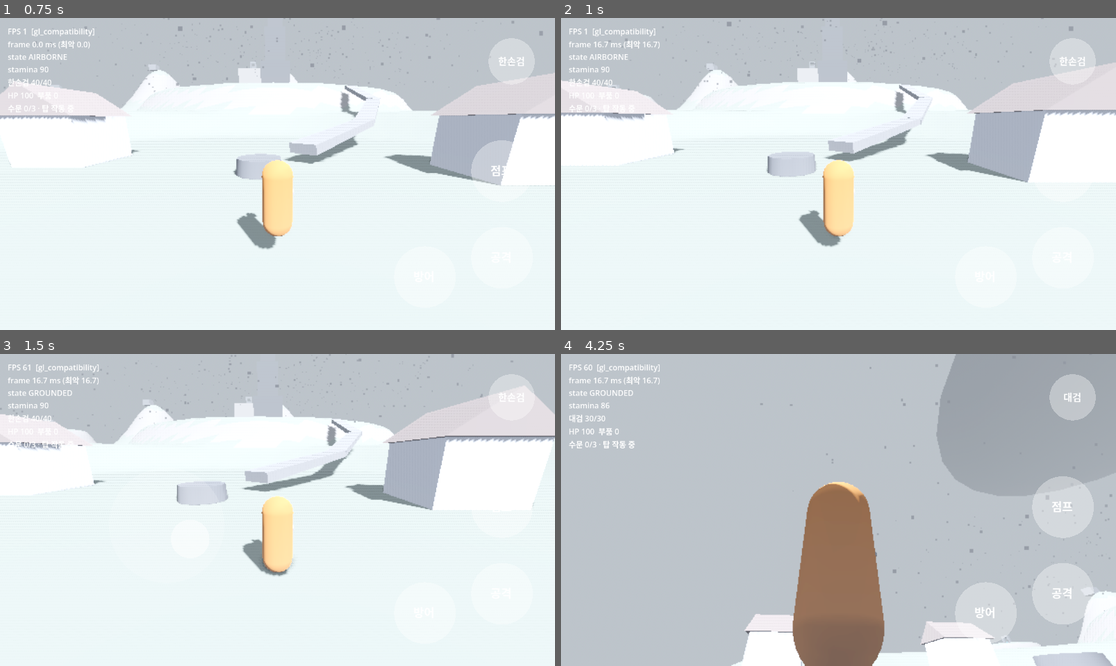
Above: before the commit, frames 1-4 (two rows, left to right).
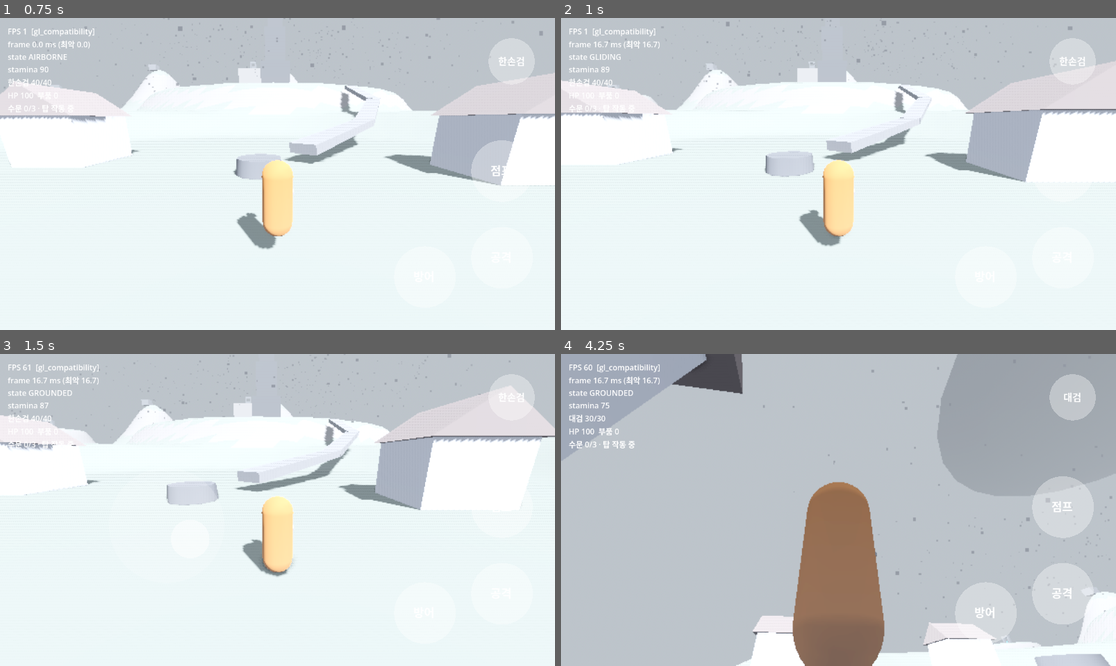
Above: after the commit, the same moments.

Repository: yeongkim0814-svg/Open-world
Game: Godot game, scene res://scenes/first_island.tscn
Same seed, same stepped clock (60 frames per second), same inputs: the game is played once before the commit and once after it.
Inputs (mouse positions are in pixels of both pictures, inside the frame that each line leads up to):
- Up to frame 1 (0.75 s): move the mouse to (399, 158) at 0.52 s; hold D (move_right) from 0.53 s (still down); hold Space (jump) from 0.53 s (still down); click (399, 158) at 0.67 s
- Up to frame 2 (1 s): keep holding D (move_right); keep holding Space (jump)
- Up to frame 3 (1.5 s): release D (move_right) at 1.25 s; release Space (jump) at 1.25 s; drag from (166, 525) to (249, 572) at 1.27 s
- Up to frame 4 (4.25 s): move the mouse to (894, 441) at 2.02 s; hold D (move_right) 2.03-2.75 s; hold K (guard) 2.03-2.75 s; tap Space (jump) at 2.3 s; drag from (810, 572) to (672, 463) at 2.77 s; move the mouse to (1005, 556) at 3.52 s; hold A (move_left) from 3.53 s (still down); hold Space (jump) from 3.53 s (still down); tap Q (switch_weapon) at 3.6 s

Frame 1 is identical in both runs. In frame 2, 0.9% of the frame differs, in the area x 0-100%, y 0-74%; in frame 3, 2.8%; in frame 4, 5.9%, in the area x 0-100%, y 0-100%.

Commit message:
feat: 활공을 누르고 있는 동안만 (토글 폐지), 활공 중 벽 잡기
Co-Authored-By: Claude Opus 5.5 <noreply@anthropic.com>
Claude-Session: https://claude.ai/code/session_01PShdycDoYj1ffFPsLxdXpC

Diff:
--- a/scripts/core/locomotion.gd
+++ b/scripts/core/locomotion.gd
@@ -140,7 +140,7 @@
 func _step_airborne(intent: InputIntent, sense: Dictionary, delta: float) -> void:
 	if _try_start_climb(intent, sense):
 		return
-	if intent.jump_pressed and velocity.y < 0.0 and _stamina.can_start():
+	if intent.jump_held and velocity.y < 0.0 and _stamina.can_start():   # 누르고 있는 동안 활공
 		state = State.GLIDING
 		_climb_jumping = false
 		_glide_motion(intent, sense, delta)
@@ -204,9 +204,12 @@
 	return state == State.DODGING and _dodge_time < _c.dodge_iframes
 
 
+## 활공: 점프 버튼을 누르고 있는 동안만. 떼면 접힌다. 벽 쪽으로 밀면 벽을 잡는다.
 func _step_gliding(intent: InputIntent, sense: Dictionary, delta: float) -> void:
-	if intent.jump_pressed:
-		state = State.AIRBORNE
+	if not intent.jump_held:
+		state = State.AIRBORNE
+		return
+	if _try_start_climb(intent, sense):
 		return
 	_glide_motion(intent, sense, delta)
 
--- a/tests/unit/test_locomotion_climb_glide.gd
+++ b/tests/unit/test_locomotion_climb_glide.gd
@@ -45,12 +45,63 @@
 	assert_eq(l.state, Locomotion.State.AIRBORNE, "올라서는 중 다시 벽에 붙으면 안 됨")
 	assert_almost(v1.y, v0.y - t.gravity * DT)
 
-func test_jump_while_falling_opens_glider():
+func _held(move := Vector2.ZERO, pressed := false) -> InputIntent:
+	var i := _intent(move, pressed); i.jump_held = true; return i
+
+func test_holding_jump_while_falling_glides():
 	var l := Locomotion.new(t, Stamina.new(t)); l.state = Locomotion.State.AIRBORNE
 	l.velocity = Vector3(0, -5, 0)
-	var v := l.step(_intent(Vector2(0, 1), true), air, DT)
+	var v := l.step(_held(Vector2(0, 1)), air, DT)
 	assert_eq(l.state, Locomotion.State.GLIDING)
 	assert_almost(v.y, -t.glide_fall_speed)
+
+func test_releasing_jump_closes_glider():
+	var l := Locomotion.new(t, Stamina.new(t)); l.state = Locomotion.State.GLIDING
+	l.step(_intent(Vector2(0, 1)), air, DT)
+	assert_eq(l.state, Locomotion.State.AIRBORNE)
+
+func test_tap_jump_in_air_does_not_toggle():
+	var l := Locomotion.new(t, Stamina.new(t)); l.state = Locomotion.State.GLIDING
+	l.step(_held(Vector2(0, 1), true), air, DT)
+	assert_eq(l.state, Locomotion.State.GLIDING)
+
+func test_held_from_ground_jump_glides_after_apex():       # Review Focus 1
+	var l := Locomotion.new(t, Stamina.new(t))
+	var ground := {"on_floor": true, "wall_normal": Vector3.ZERO, "ledge_top": false}
+	l.step(_held(Vector2.ZERO, true), ground, DT)
+	assert_eq(l.state, Locomotion.State.AIRBORNE)
+	var opened_while_rising := false
+	for i in 120:
+		var rising := l.velocity.y > 0.0
+		l.step(_held(), air, DT)
+		if l.state == Locomotion.State.GLIDING:
+			opened_while_rising = rising
+			break
+	assert_eq(l.state, Locomotion.State.GLIDING)
+	assert_false(opened_while_rising, "올라가는 중에는 펼치지 않음")
+
+func test_wall_regrab_beats_glide():                       # Review Focus 2
+	var l := Locomotion.new(t, Stamina.new(t)); l.state = Locomotion.State.CLIMBING
+	l.step(_held(Vector2(0, 1), true), wall, DT)          # 벽 점프
+	assert_eq(l.state, Locomotion.State.AIRBORNE)
+	l.velocity.y = -1.0
+	l.step(_held(Vector2(0, 1)), wall, DT)                 # 떨어지며 버튼 유지 + 벽
+	assert_eq(l.state, Locomotion.State.CLIMBING)
+
+func test_gliding_into_wall_grabs():
+	var l := Locomotion.new(t, Stamina.new(t)); l.state = Locomotion.State.GLIDING
+	l.step(_held(Vector2(0, 1)), wall, DT)
+	assert_eq(l.state, Locomotion.State.CLIMBING)
+
+func test_exhausted_glider_does_not_reopen_while_held():   # Review Focus 3
+	var s := Stamina.new(t); var l := Locomotion.new(t, s); l.state = Locomotion.State.GLIDING
+	s.spend(99.99)
+	l.step(_held(Vector2(0, 1)), air, 1.0)
+	assert_eq(l.state, Locomotion.State.AIRBORNE)
+	l.velocity.y = -3.0
+	for i in 30:
+		l.step(_held(Vector2(0, 1)), air, DT); s.tick(DT)
+	assert_eq(l.state, Locomotion.State.AIRBORNE)
 
 func test_glider_closes_when_stamina_empty():      # Review Focus 2
 	var s := Stamina.new(t); var l := Locomotion.new(t, s); l.state = Locomotion.State.GLIDING
@@ -151,10 +202,10 @@
 	var l := Locomotion.new(t, Stamina.new(t)); l.state = Locomotion.State.CLIMBING
 	_hop(l)
 	l.velocity.y = -1.0
-	l.step(_intent(Vector2.ZERO, true), air, DT)          # 떨어지며 점프 → 활공
+	l.step(_held(), air, DT)                              # 떨어지며 점프 버튼 유지 → 활공
 	assert_eq(l.state, Locomotion.State.GLIDING)
 	var floor_air := {"on_floor": true, "wall_normal": Vector3.ZERO, "ledge_top": false}
-	l.step(_intent(Vector2(0, 1)), floor_air, DT)         # 활공 중 착지
+	l.step(_held(Vector2(0, 1)), floor_air, DT)           # 활공 중 착지
 	assert_eq(l.state, Locomotion.State.GROUNDED)
 	assert_false(l._hop_guard, "착지하면 올라서기 가드가 풀려야 함")
 	var into_wall := _intent(Vector2(0, 1))
Not shown, changed: docs/design/02-combat-design.md
Not shown, changed: docs/perf/m1-tablet-measurements.md
Not shown, changed: docs/perf/m4a-check.md
